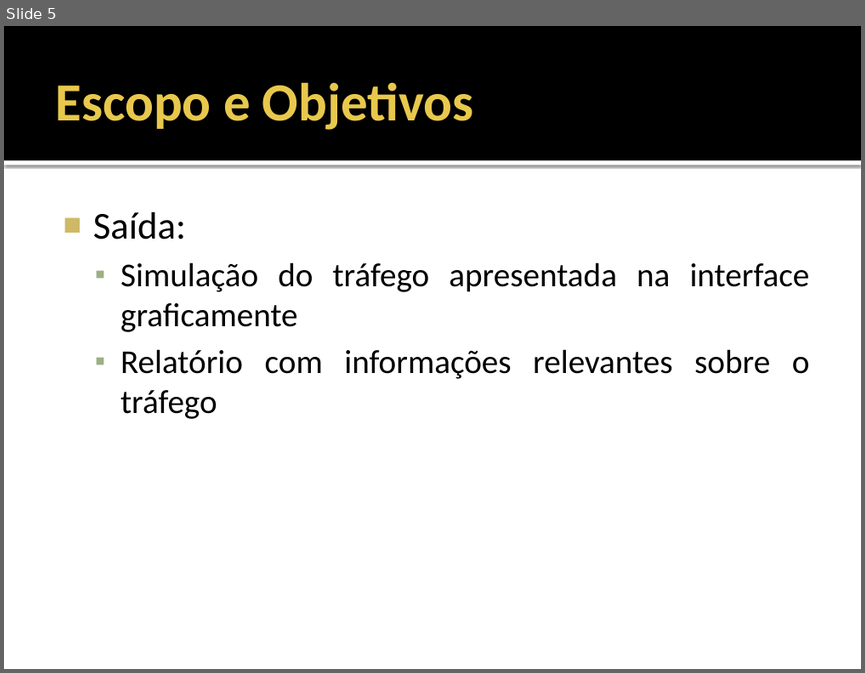
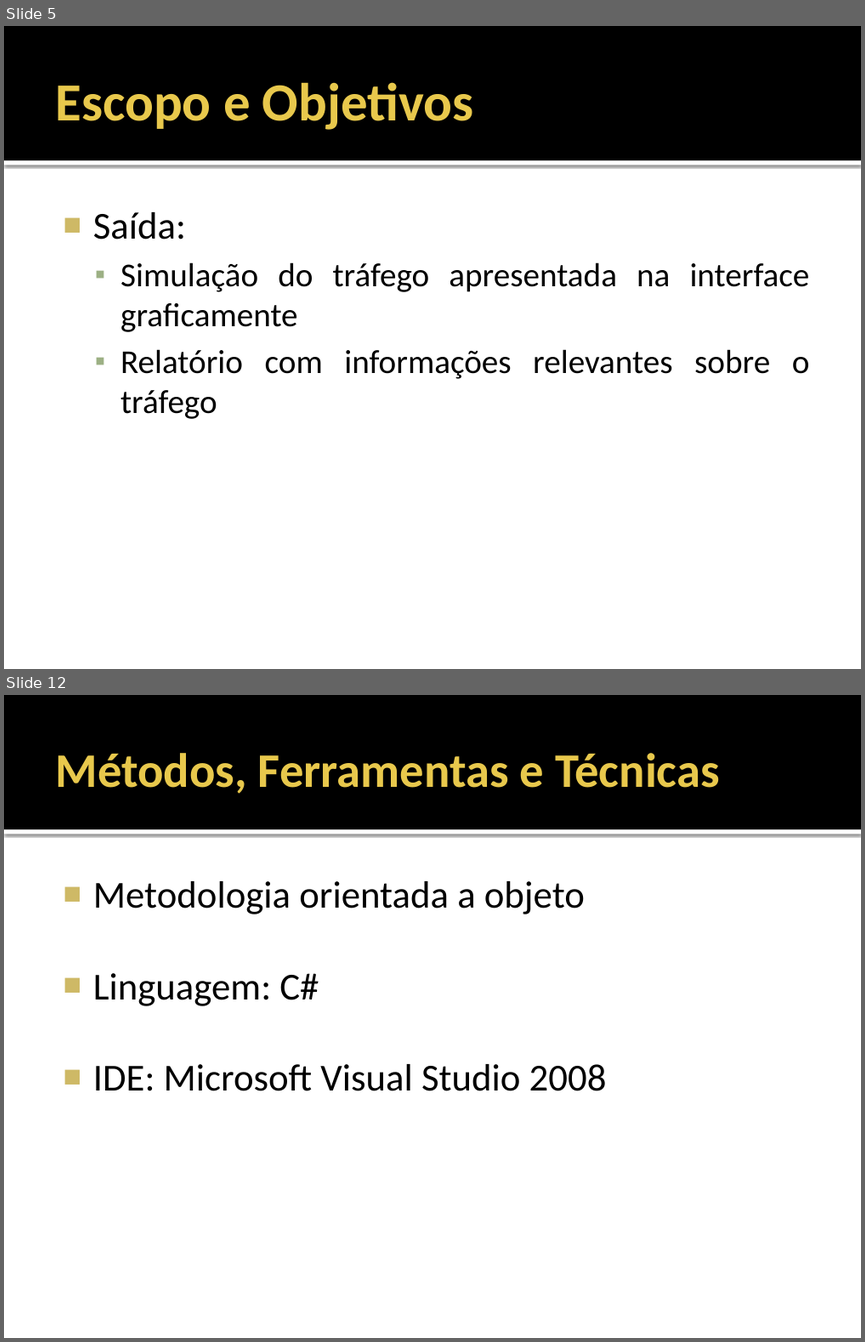
Before and after one commit to fchirigati/rota, a slide deck: Documentação/Planejamento/Apresentação.pptx. Shown one above the other, each under a label of ours: slide 5 before the commit, slides 5 and 12 after it; the slides between them are not shown. The pictures are 865x673 and 865x1342 pixels, drawn with LibreOffice and Linux fonts; fonts in the diff are those of the drawing. Boxes give left, top, right and bottom in pixels: in the first picture for what was removed or moved away, otherwise in the second. Text is boxed around its words. In the diff, an @@ line names an element or a change of style, - is before the commit and + after.

```diff
--- a/Documentação/Planejamento/Apresentação.pptx
+++ b/Documentação/Planejamento/Apresentação.pptx
@@ slide 12 added at (x1=4, y1=695, x2=861, y2=1338), background #FFFFFF; not listed: 2 template elements that a slide beside it also shows @@
@@ title added at (x1=55, y1=753, x2=720, y2=794), 40.5 pt, text #E8C84C, bold @@
+Métodos, Ferramentas e Técnicas
@@ text added at (x1=93, y1=881, x2=607, y2=1091), 32 pt, text #000000 @@
+■ Metodologia orientada a objeto
+■ Linguagem: C#
+■ IDE: Microsoft Visual Studio 2008
```
Also in this commit, not shown: 5 slides changed, 8 other slides added, 2 other files.
